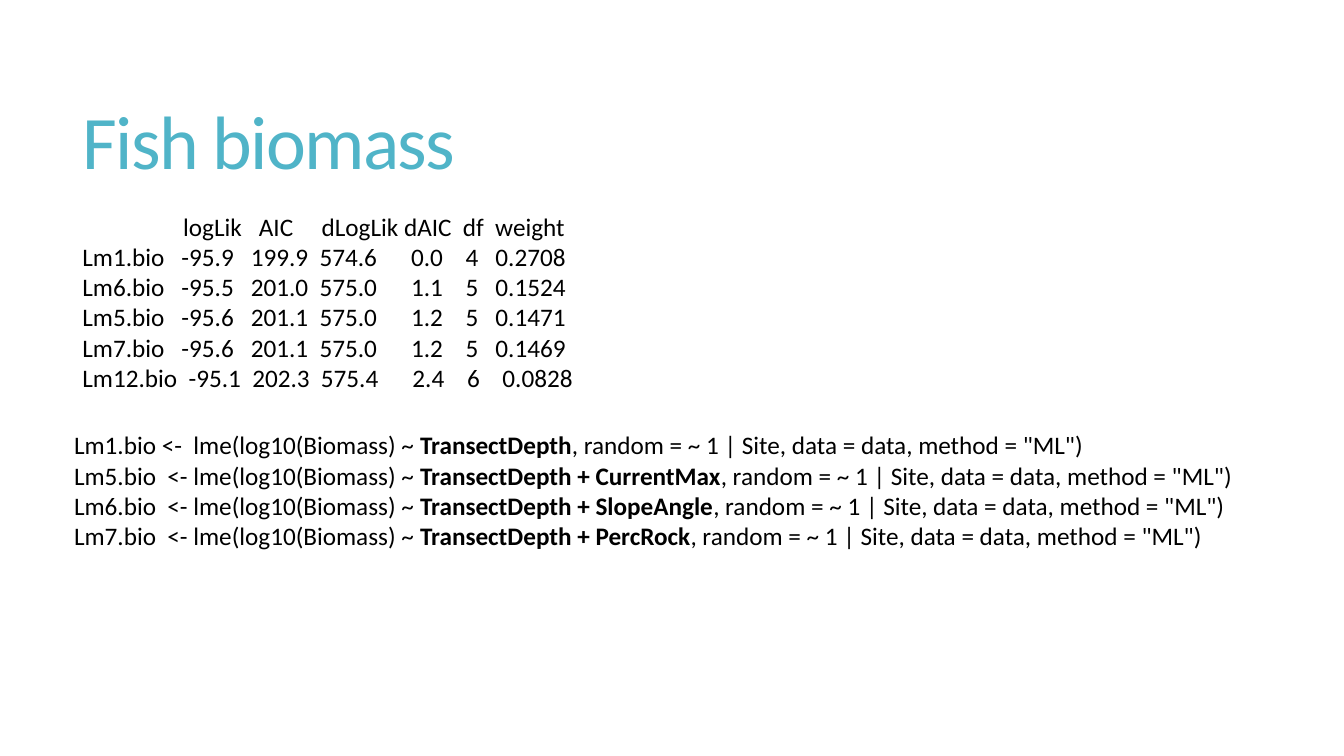
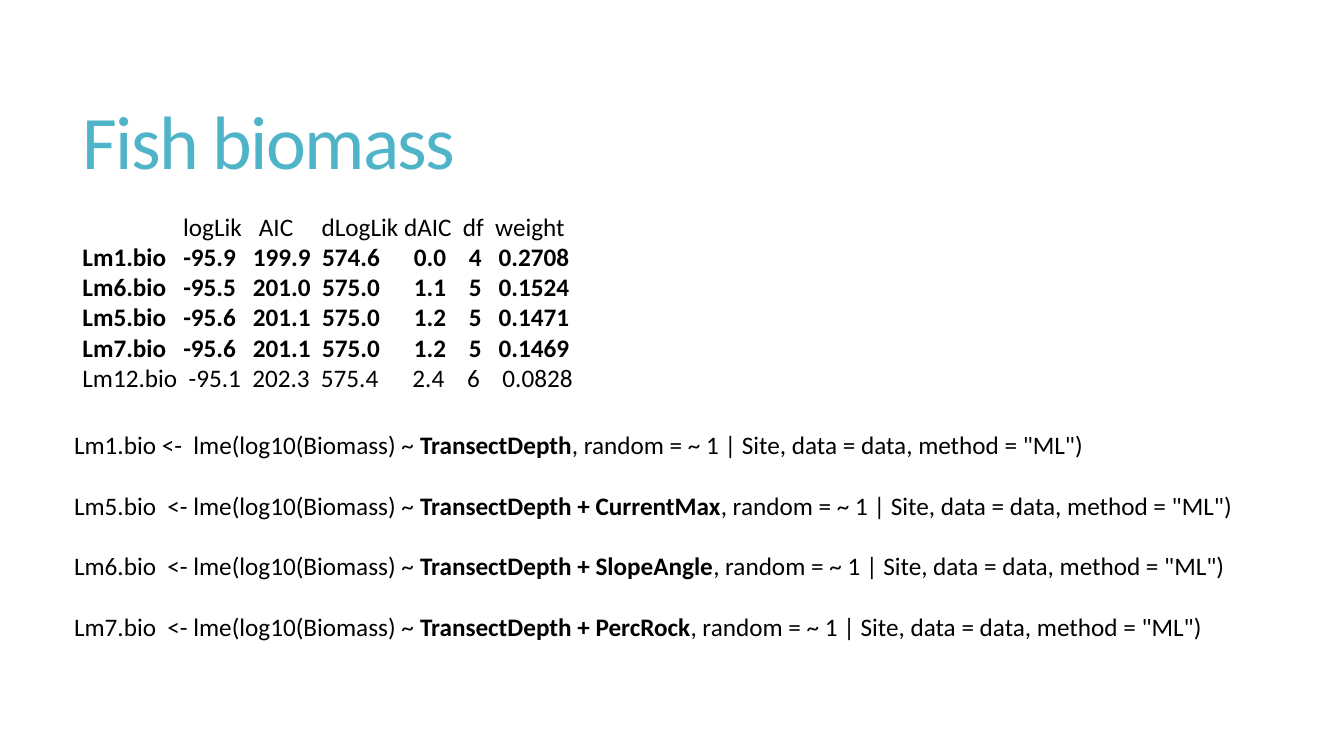
Before and after one commit to fionatfrancis/HiLo-Fish, a slide deck: slide 6 of HiLoAnalysisUpdate.pptx (slide 5 before the commit). Drawn at 1344x756 pixels with LibreOffice and Linux fonts; fonts in the diff are those of the drawing. Boxes give left, top, right and bottom in pixels: in the first picture for what was removed or moved away, otherwise in the second. Text is boxed around its words. In the diff, an @@ line names an element or a change of style, - is before the commit and + after.

```diff
--- a/HiLoAnalysisUpdate.pptx
+++ b/HiLoAnalysisUpdate.pptx
@@ text at [82,248,569,358]: bold on in "Lm1.bio -95.9 199.9 574.6 0.0 4 0.2708", "Lm6.bio -95.5 201.0 575.0 1.1 5 0.1524", "Lm5.bio -95.6 201.1 575.0 1.2 5 0.1471", "Lm7.bio -95.6 201.1 575.0 1.2 5 0.1469" @@
@@ text "Lm1.bio <- lme(log10(Biomass) ~ TransectDepth, ..." rewrapped from [74,435,1232,550] to [74,435,1232,641] @@
```
Also in this commit, not shown: 1 other slide changed, 3 slides added, 1 slide removed.
